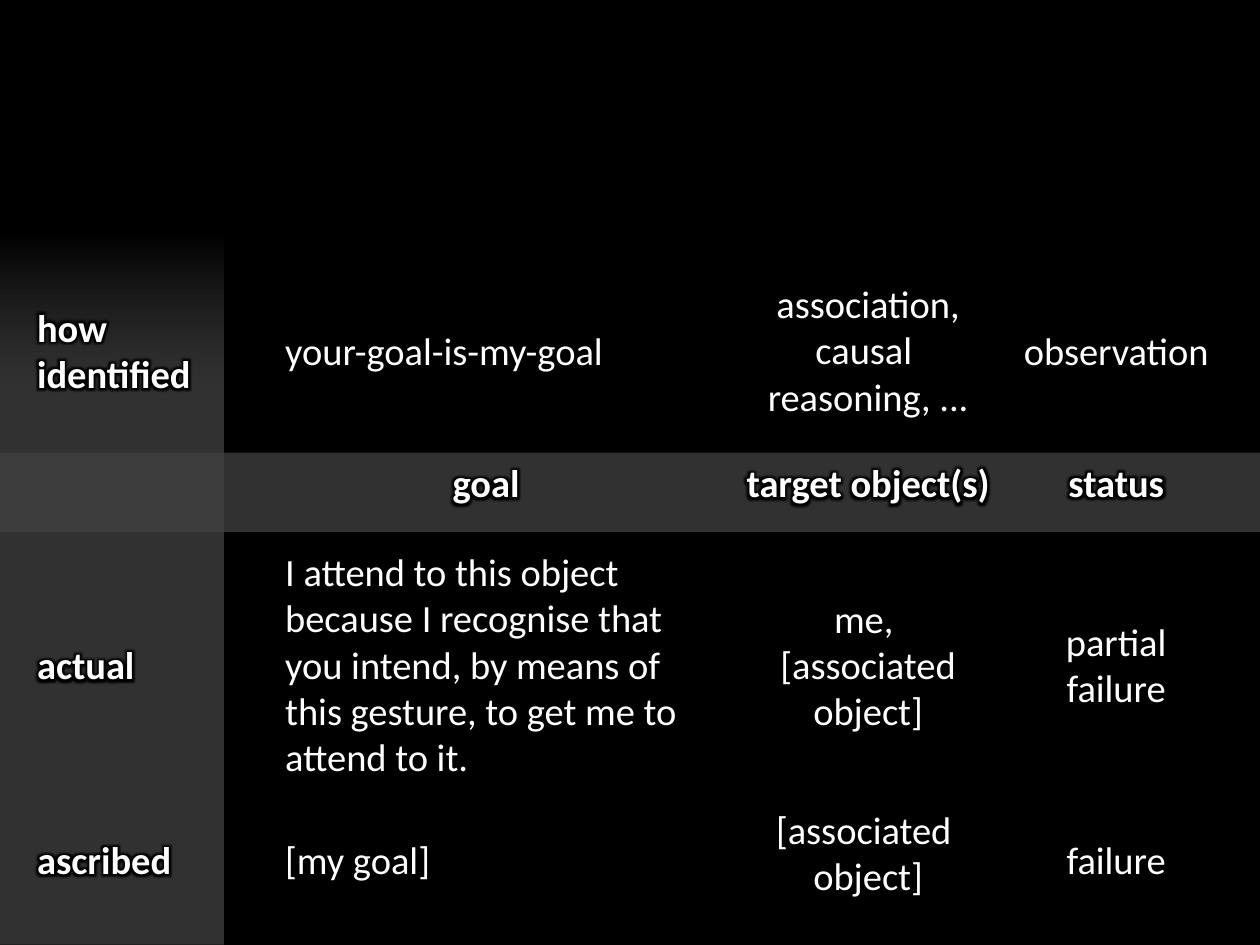
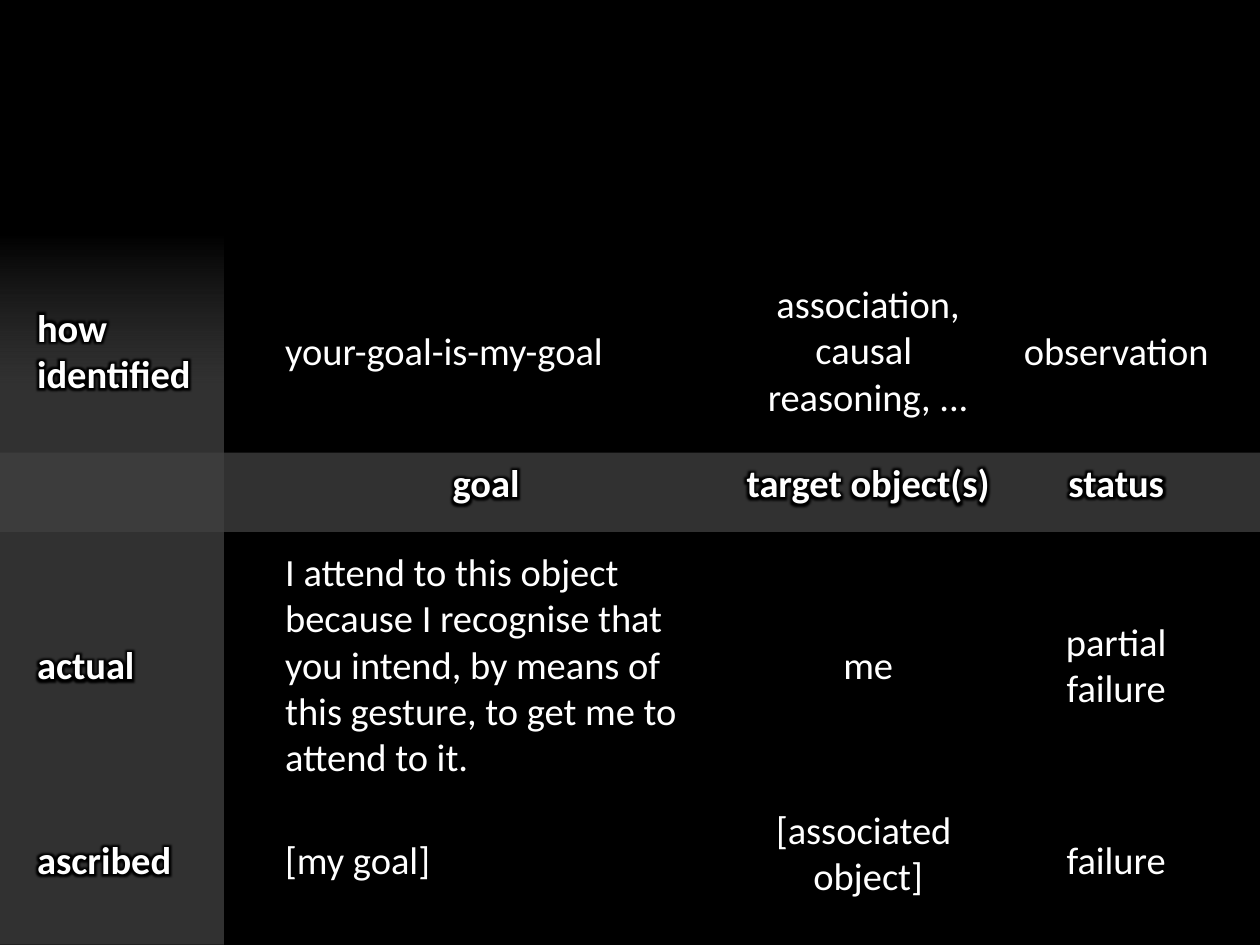
Before and after one commit to butterfill/lecture_mindreading_joint_action_philosophical_tools, a slide deck: slide 40 of lecture09 interacting mindreaders/lecture09 interacting mindreaders.pptx (slide 35 before the commit). Drawn at 1260x945 pixels with LibreOffice and Linux fonts; fonts in the diff are those of the drawing. Boxes give left, top, right and bottom in pixels: in the first picture for what was removed or moved away, otherwise in the second. Text is boxed around its words. In the diff, an @@ line names an element or a change of style, - is before the commit and + after.

```diff
--- a/lecture09 interacting mindreaders/lecture09 interacting mindreaders.pptx
+++ b/lecture09 interacting mindreaders/lecture09 interacting mindreaders.pptx
@@ text at [843, 660, 893, 680]: text changed @@
-me,
-[associated object]
+me
```
Also in this commit, not shown: 2 other slides changed, 5 slides added, 1 slide removed.
